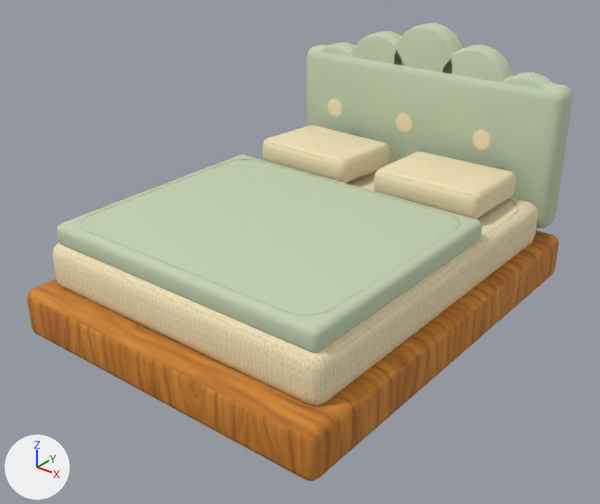
The Blender file assets-source/blender/arched-bed.blend: old version first, new version second.
The view is the same before and after, from a 50 mm lens placed at (2.19, -2.84, 2.01), pointed at (0.03, -0.14, 0.33). The lights are fixed; the arrows at lower left show +X, +Y and +Z. The picture after the commit comes second.

Names of what the first picture shows: 'petal_bed_duvet', 'petal_bed_frame', 'petal_bed_mattress', 'petal_bed_pillow_-1', 'petal_bed_pillow_1', 'petal_headboard_arch', 'petal_headboard_arch.001', 'petal_headboard_arch.002', 'petal_headboard_arch.003', 'petal_headboard_arch.004', 'petal_headboard_stem', 'petal_tuft', 'petal_tuft.001', 'petal_tuft.002', 'tailored_double_welt'.
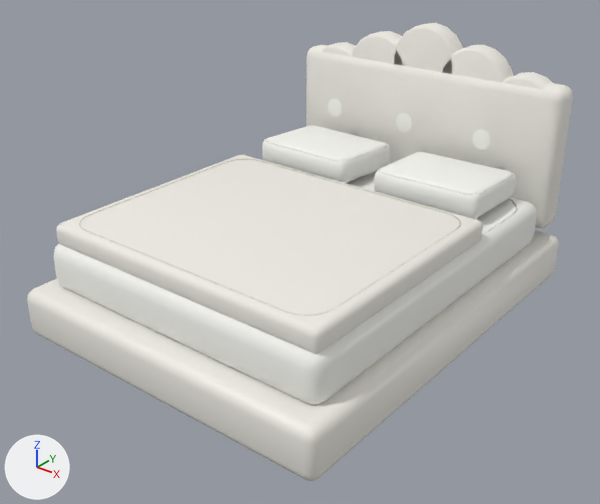
Where the change shows, as pixel boxes (x1, y1, x2, y2) in the pictures (600 x 504 px):
'petal_bed_duvet', recoloured (pale green to white)
    both: (57, 155, 482, 353)
'petal_bed_frame', surface changed (brown to white)
    both: (27, 230, 559, 481)
'petal_bed_mattress', surface changed
    both: (54, 171, 537, 405)
'petal_headboard_stem', recoloured (pale green to white)
    both: (306, 45, 573, 228)
'petal_bed_pillow_1', surface changed (beige to white)
    both: (374, 152, 515, 219)
'petal_bed_pillow_-1', surface changed (beige to white)
    both: (263, 125, 390, 183)
'petal_headboard_arch.002', recoloured (pale green to white)
    both: (394, 23, 463, 74)
'petal_headboard_arch.003', recoloured
    both: (442, 45, 513, 82)
'petal_headboard_arch.001', recoloured (pale green to white)
    both: (351, 31, 403, 66)
'petal_headboard_arch.004', recoloured
    both: (503, 72, 553, 89)
'petal_headboard_arch', recoloured
    both: (320, 42, 355, 56)
'petal_tuft.002', surface changed (beige to white)
    both: (473, 129, 490, 150)
'petal_tuft.001', surface changed (beige to white)
    both: (396, 113, 412, 132)
'petal_tuft', surface changed (beige to white)
    both: (328, 99, 342, 117)

What the commit changed:
In material 'wood-honey-textured' (mat_wood_honey_textured), texture is no longer img_handpainted_honey_oak_png.
In material 'wood-honey-textured' (mat_wood_honey_textured), base_color is now set to (0.86, 0.84, 0.78), white #efece5.
In material 'wood-honey-textured' (mat_wood_honey_textured), roughness goes from 0.82 to 0.47.
In material 'linen-textured' (mat_linen_textured), texture is no longer img_handpainted_cream_linen_png.
In material 'linen-textured' (mat_linen_textured), base_color is now set to (0.9, 0.9, 0.86), white #f3f3ef.
In material 'linen-textured' (mat_linen_textured), roughness goes from 0.98 to 0.94.
Material 'upholstery-textured' (mat_upholstery_textured) changes colour from pale green #c5d3b3 to white #efece5; in linear values from (0.56, 0.65, 0.45) to (0.86, 0.84, 0.78).
